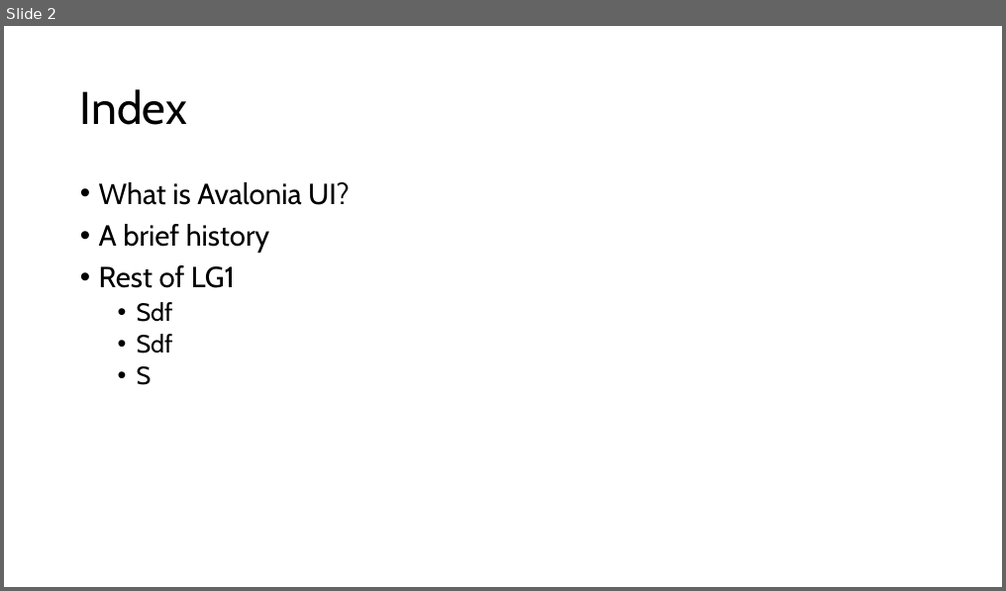
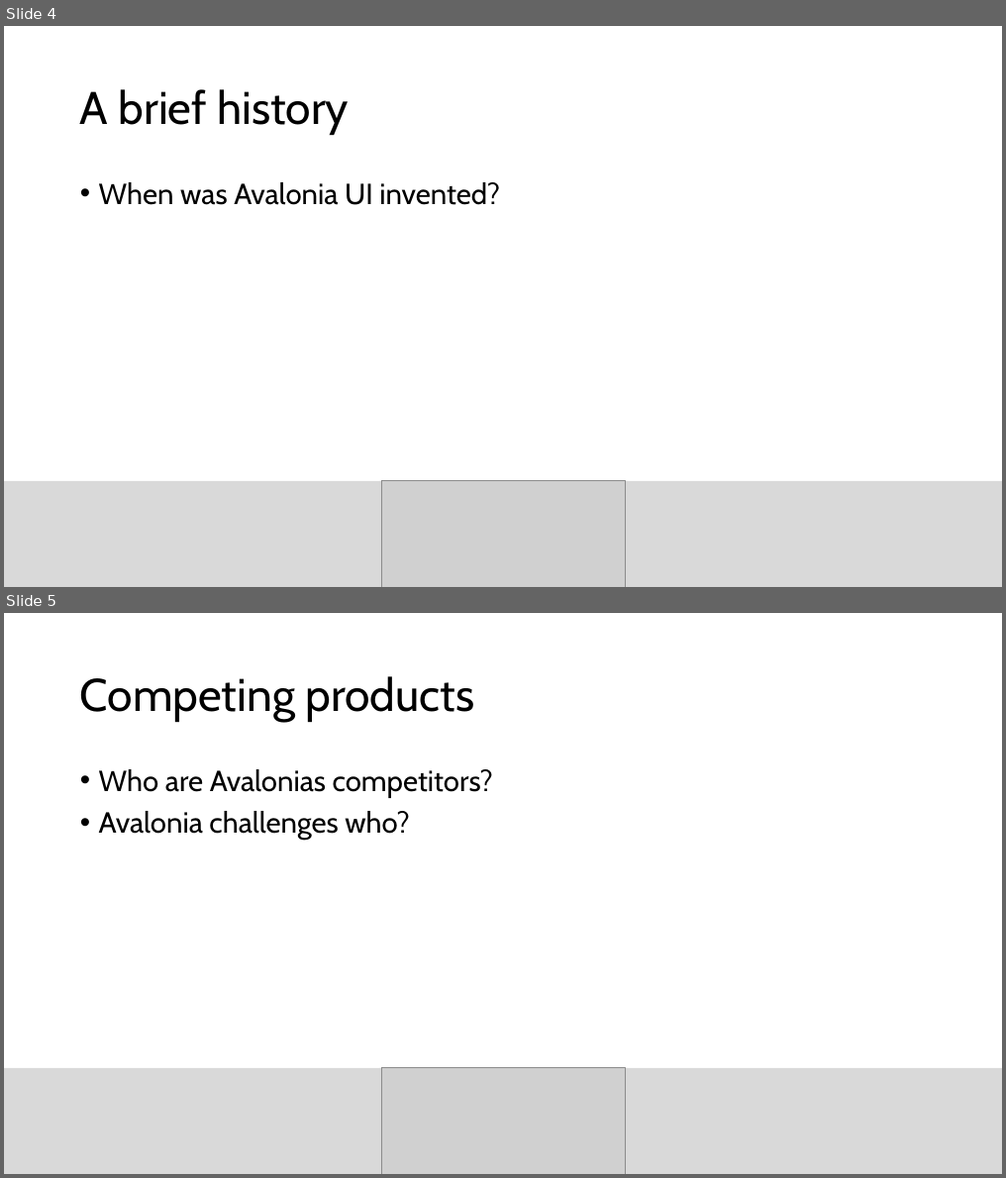
Before and after one commit to sebivenlo/esd-2024-avaloniaui, a slide deck: presentation/AvaloniaUI_presentation.pptx. Shown one above the other, each under a label of ours: slide 2 before the commit, slides 4 and 5 after it. The pictures are 1006x591 and 1006x1178 pixels, drawn with LibreOffice and Linux fonts; fonts in the diff are those of the drawing; grey boxes stand for pictures. Boxes give left, top, right and bottom in pixels: in the first picture for what was removed or moved away, otherwise in the second. Text is boxed around its words. In the diff, an @@ line names an element or a change of style, - is before the commit and + after.

```diff
--- a/presentation/AvaloniaUI_presentation.pptx
+++ b/presentation/AvaloniaUI_presentation.pptx
@@ slide 5 added at [4,613,1002,1174], background #FFFFFF @@
@@ title added at [80,676,475,722], 44 pt, text #000000 @@
+Competing products
@@ text added at [99,769,493,840], 28 pt, text #000000 @@
+• Who are Avalonias competitors?
+• Avalonia challenges who?
@@ rectangle added at [4,1068,1002,1174], fill #D9D9D9 @@
@@ picture added at [381,1068,626,1174] @@
@@ what was slide 2 is now slide 4 @@
@@ slide 4 changed as well @@
@@ title at [80,89,349,135]: text changed @@
-Index
+A brief history
@@ text at [99,182,500,205]: text changed @@
-• What is Avalonia UI?
-• A brief history
-• Rest of LG1
-  • Sdf
-  • Sdf
-  • S
+• When was Avalonia UI invented?
@@ rectangle added at [4,481,1002,587], fill #D9D9D9 @@
@@ picture added at [381,481,626,587] @@
```
Also in this commit, not shown: 1 other slide changed, 7 other slides added, 1 slide removed.
